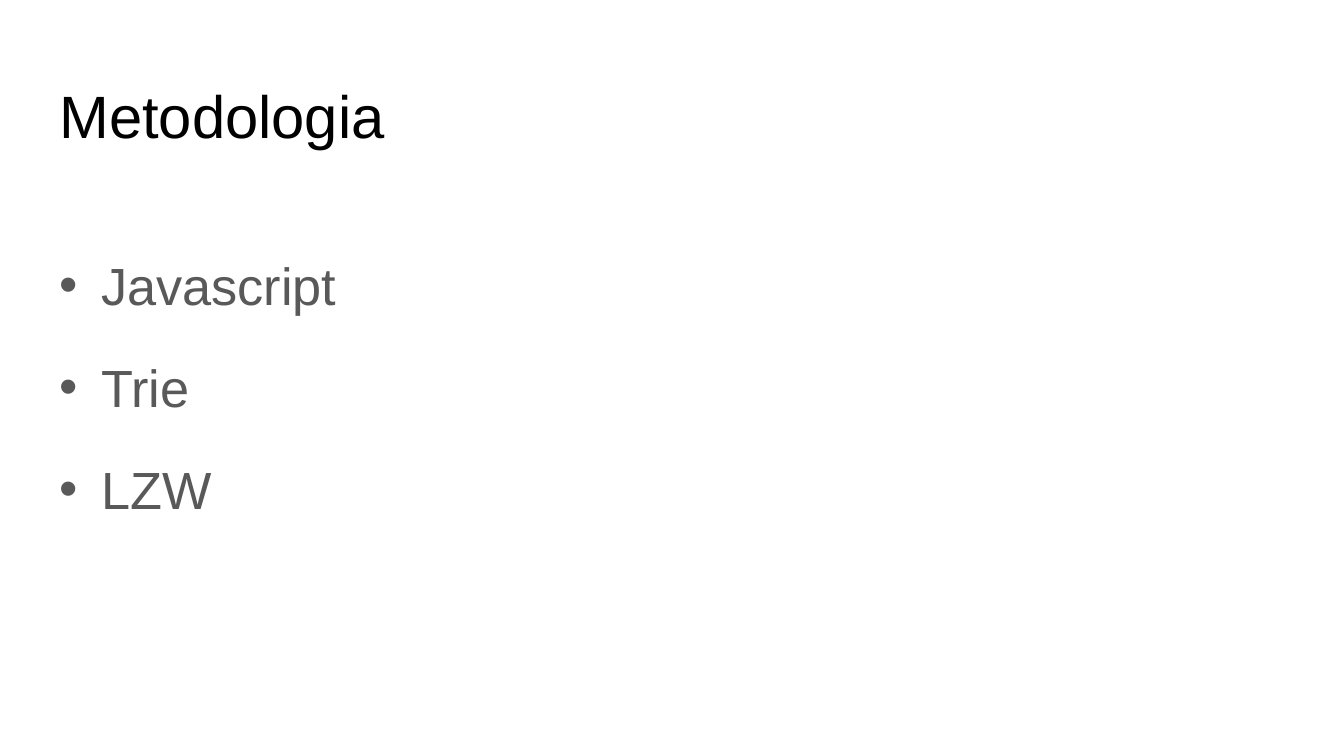
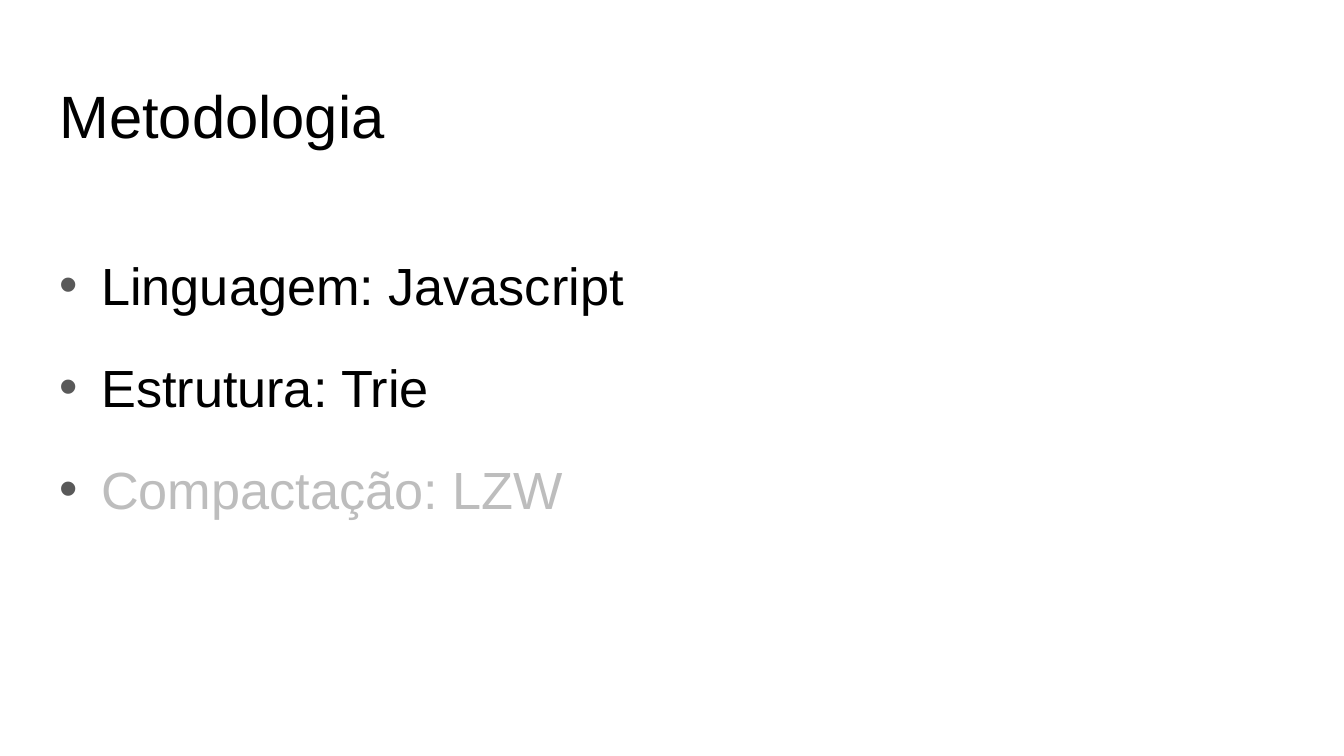
Before and after one commit to elsio/Trie, a slide deck: slide 3 of Trie.pptx. Drawn at 1344x756 pixels with LibreOffice and Linux fonts; fonts in the diff are those of the drawing. Boxes give left, top, right and bottom in pixels: in the first picture for what was removed or moved away, otherwise in the second. Text is boxed around its words. In the diff, an @@ line names an element or a change of style, - is before the commit and + after.

```diff
--- a/Trie.pptx
+++ b/Trie.pptx
@@ text at (x1=101, y1=267, x2=624, y2=519): text changed; text colour #595959 to #000000 @@
-• Javascript
-• Trie
-• LZW
+• Linguagem: Javascript
+• Estrutura: Trie
+• Compactação: LZW
```
Also in this commit, not shown: 1 other slide changed, 5 slides added, 5 slides removed, 2 other files.
